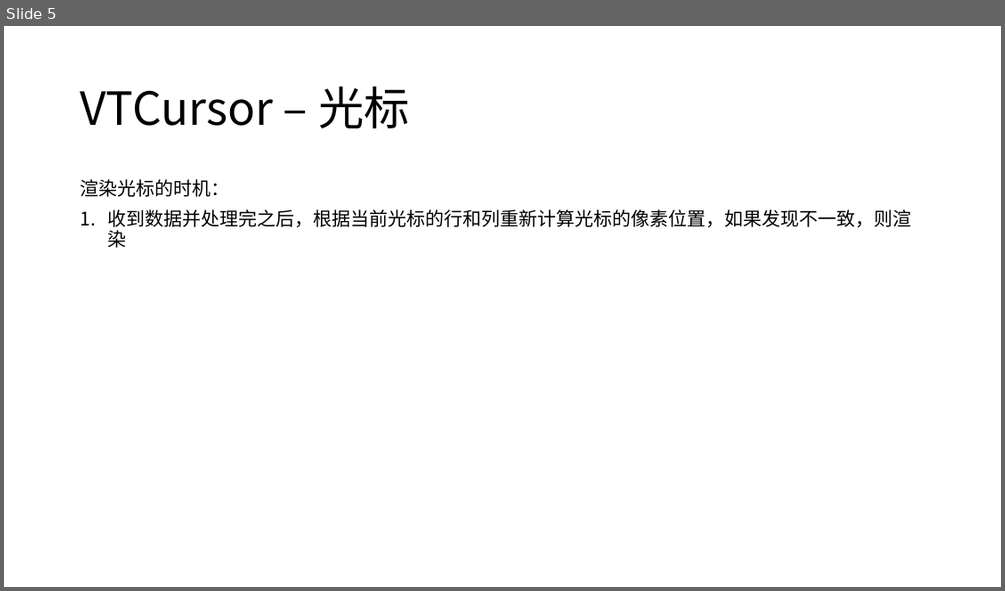
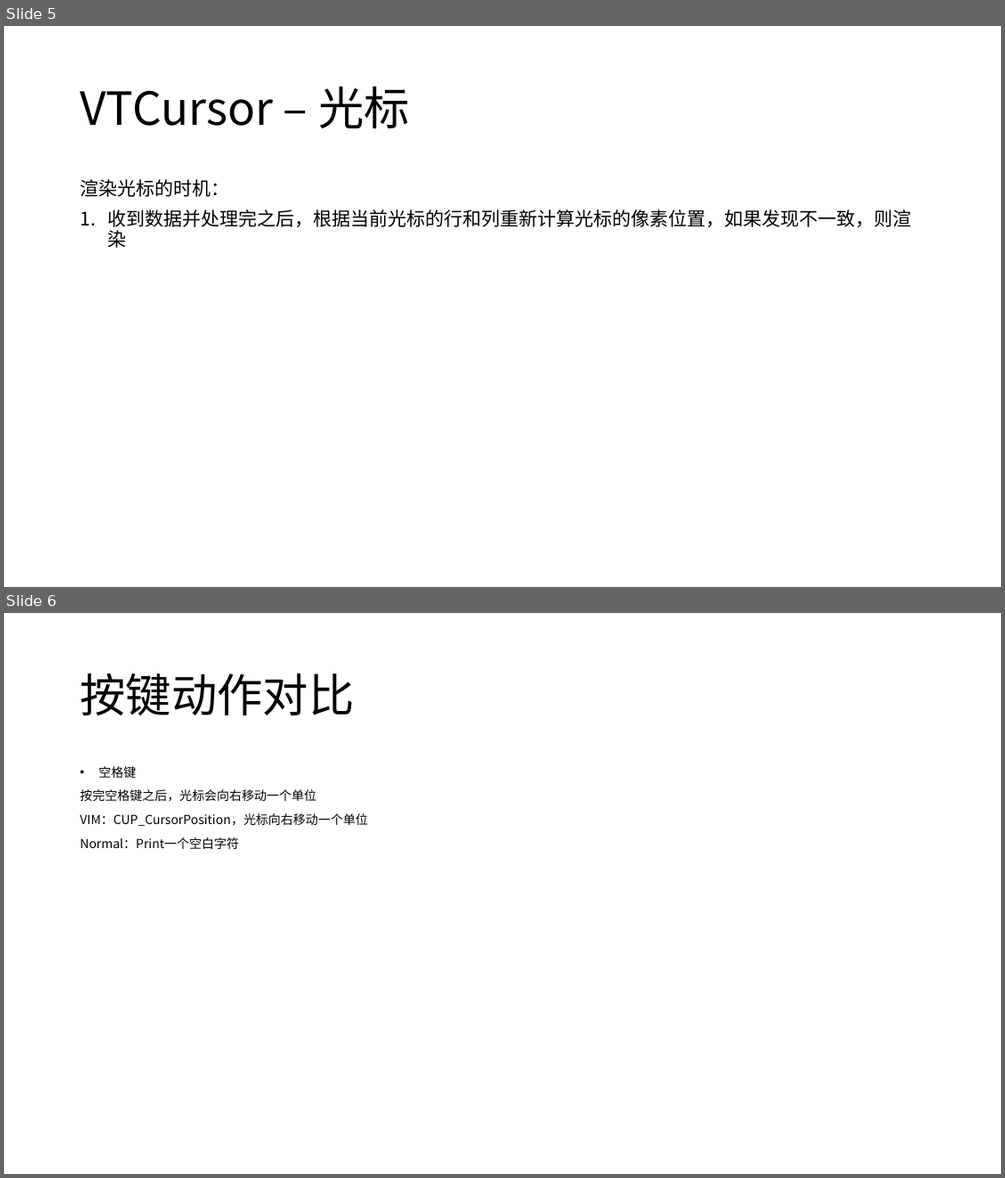
Before and after one commit to 294797392/ModengTerm, a slide deck: Documents/设计文档.pptx. Shown one above the other, each under a label of ours: slide 5 before the commit, slides 5 and 6 after it. The pictures are 1005x591 and 1005x1178 pixels, drawn with LibreOffice and Linux fonts; fonts in the diff are those of the drawing. Boxes give left, top, right and bottom in pixels: in the first picture for what was removed or moved away, otherwise in the second. Text is boxed around its words. In the diff, an @@ line names an element or a change of style, - is before the commit and + after.

```diff
--- a/Documents/设计文档.pptx
+++ b/Documents/设计文档.pptx
@@ slide 6 added at [4, 613, 1001, 1174], background #FFFFFF @@
@@ title added at [80, 673, 354, 715], 44 pt, text #000000 @@
+按键动作对比
@@ text added at [80, 766, 367, 849], 12 pt, text #000000 @@
+• 空格键
+按完空格键之后，光标会向右移动一个单位
+VIM：CUP_CursorPosition，光标向右移动一个单位
+Normal：Print一个空白字符
```
Also in this commit, not shown: 1 slide changed, 20 other files.
